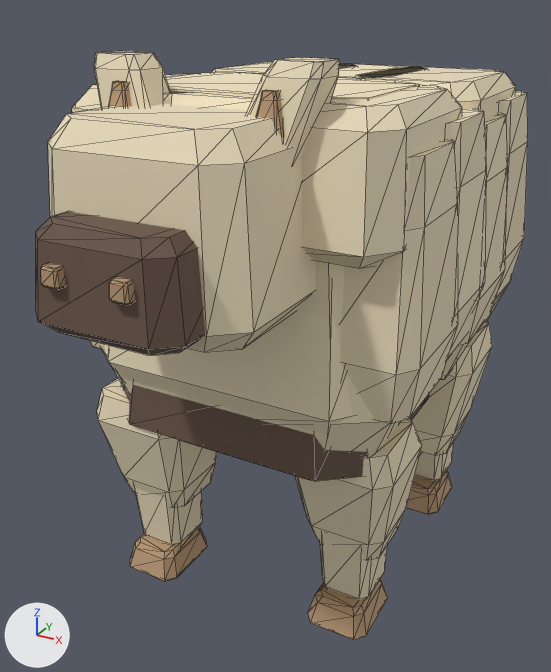
The glTF model assets/blockvarlden/actors/far.glb: old version first, new version second.
One viewpoint serves both versions: a camera (50 mm lens) standing at (0.731, -1.536, 1.26) and looking at (-0.028, -0.157, 0.571). Arrows for +X, +Y and +Z are at lower left; the lights stay in place. The older version comes first. Mesh edges are drawn as thin lines. Vertices at exactly the same position are counted once.

Objects in the first picture: 'far färgytor'.
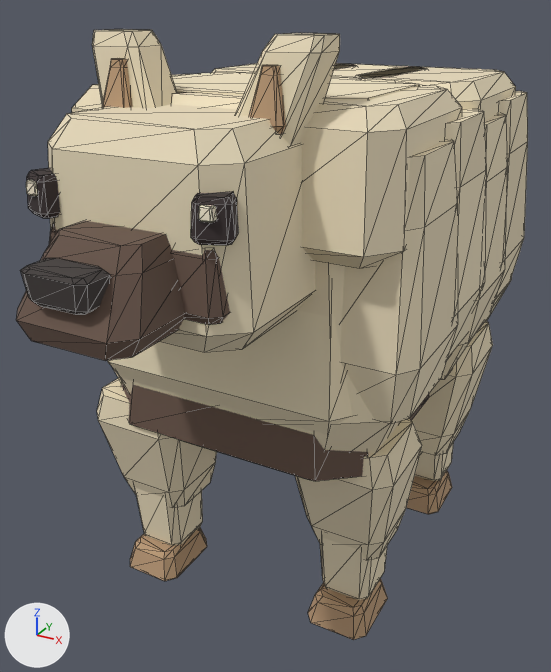
Patch to the scene script:
```diff
--- a/assets/blockvarlden/actors/far.glb.py
+++ b/assets/blockvarlden/actors/far.glb.py
@@ me_far_skulptur @@
 # used by ob_far_färgytor; location = (0.0, 0.0, 0.0)
-me_far_skulptur.from_pydata(...)  # 1376 vertices, 2580 faces; spans x -0.382..0.382, y -0.777..0.589, z 0.0..1.178
+me_far_skulptur.from_pydata(...)  # 1408 vertices, 2640 faces; spans x -0.382..0.382, y -0.836..0.589, z 0.0..1.214
+# me_far_skulptur part 1: the loose piece of 32 vertices spanning x -0.218..-0.06, y -0.501..-0.388, z 0.998..1.178 is moved by (0.0, 0.0, 0.036)
+# me_far_skulptur part 2: the loose piece of 32 vertices spanning x -0.176..-0.112, y -0.509..-0.453, z 1.04..1.136 is moved by (0.0, 0.0, 0.036)
+# me_far_skulptur part 3: the loose piece of 32 vertices spanning x 0.06..0.218, y -0.501..-0.388, z 0.998..1.178 is moved by (0.0, 0.0, 0.036)
+# me_far_skulptur part 4: the loose piece of 32 vertices spanning x 0.112..0.176, y -0.509..-0.453, z 1.04..1.136 is moved by (0.0, 0.0, 0.036)
+# me_far_skulptur part 5: the loose piece of 32 vertices spanning x -0.175..-0.153, y -0.614..-0.592, z 0.967..0.989 is multiplied about its middle by the matrix ((2.617, 1.012, 0.0), (-1.045, 2.533, 0.0), (0.0, 0.0, 3.0)), then moved by (0.01, -0.058, 0.006)
+# me_far_skulptur part 6: the loose piece of 32 vertices spanning x -0.184..-0.128, y -0.613..-0.553, z 0.94..0.996 is scaled about its middle by (0.429, 0.313, 0.4), then moved by (-0.004, -0.104, 0.028)
+# me_far_skulptur part 7: the loose piece of 32 vertices spanning x 0.153..0.175, y -0.614..-0.592, z 0.967..0.989 is multiplied about its middle by the matrix ((2.617, -1.012, 0.0), (1.045, 2.533, 0.0), (0.0, 0.0, 3.0)), then moved by (-0.01, -0.058, 0.006)
+# me_far_skulptur part 8: the loose piece of 32 vertices spanning x 0.046..0.082, y -0.777..-0.741, z 0.876..0.908 is scaled about its middle by (0.667, 0.522, 0.7), then moved by (0.096, 0.072, 0.104)
+# me_far_skulptur part 9: the loose piece of 32 vertices spanning x -0.144..0.144, y -0.767..-0.511, z 0.79..0.962 is rebuilt with 32 vertices and now spans x -0.114..0.114, y -0.827..-0.585, z 0.808..0.952
+# me_far_skulptur part 10: a new loose piece of 32 vertices spanning x -0.06..0.06, y -0.836..-0.773, z 0.873..0.927, in mat_far_pigment
+# me_far_skulptur part 11: a new loose piece of 32 vertices spanning x -0.172..-0.06, y -0.691..-0.587, z 0.828..0.94, in mat_far_pigment
+# me_far_skulptur part 12: a new loose piece of 32 vertices spanning x 0.06..0.172, y -0.691..-0.587, z 0.828..0.94, in mat_far_pigment
+# me_far_skulptur part 13: the loose piece of 32 vertices spanning x -0.082..-0.046, y -0.777..-0.741, z 0.876..0.908 is deleted
+# me_far_skulptur part 14: 780 kept faces spanning x -0.343..0.343, y -0.444..0.589, z 0.0..0.953 get new vertex colours
+# other edits to the shape of me_far_skulptur do not show in these pictures
 me_far_skulptur.materials.append(mat_far_pigment)
```

Where the change shows, as pixel boxes [x1, y1, x2, y2] in the pictures (551 x 672 px; the box of a moved part takes in the faces that stretch with it):
'far färgytor', reshaped
    before: [36, 51, 528, 640]
    after: [16, 29, 528, 640]
part 1 of me_far_skulptur, moved or reshaped
    before: [94, 51, 171, 108]
    after: [92, 29, 177, 108]
part 2 of me_far_skulptur, moved or reshaped
    before: [108, 81, 131, 107]
    after: [102, 58, 133, 108]
part 3 of me_far_skulptur, moved or reshaped
    before: [246, 58, 339, 162]
    after: [235, 33, 340, 146]
part 4 of me_far_skulptur, moved or reshaped
    before: [256, 90, 284, 138]
    after: [249, 65, 287, 134]
part 5 of me_far_skulptur, moved or reshaped (not visible before)
    after: [27, 168, 60, 218]
part 6 of me_far_skulptur, moved or reshaped (not visible before)
    after: [26, 179, 38, 196]
part 7 of me_far_skulptur, moved or reshaped (not visible before)
    after: [191, 192, 239, 245]
part 8 of me_far_skulptur, moved or reshaped
    before: [109, 277, 135, 305]
    after: [199, 205, 217, 223]
part 9 of me_far_skulptur, rebuilt
    before: [36, 211, 205, 355]
    after: [16, 221, 185, 361]
part 10 of me_far_skulptur, added
    after: [20, 258, 110, 314]
part 11 of me_far_skulptur, added (mostly hidden)
    after: [49, 223, 58, 244]
part 12 of me_far_skulptur, added (brown)
    after: [172, 250, 230, 325]
part 13 of me_far_skulptur, deleted (brown)
    before: [41, 263, 65, 289]
part 14 of me_far_skulptur, edited (looks the same)
    both: [97, 321, 493, 640]
